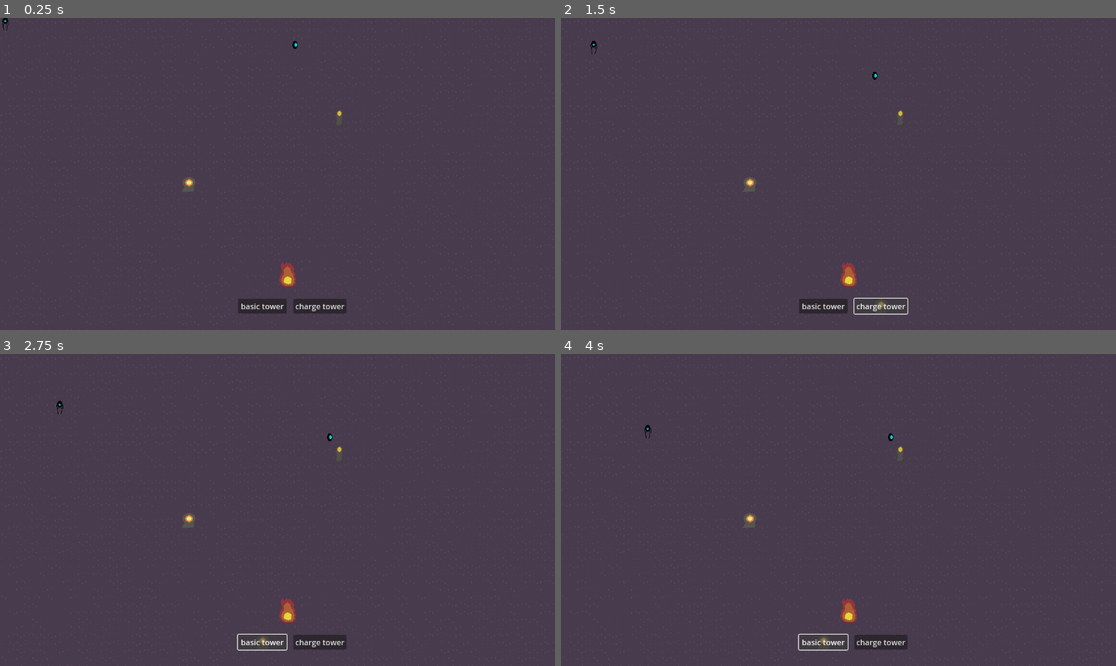
Above: before the commit, frames 1-4 (two rows, left to right).
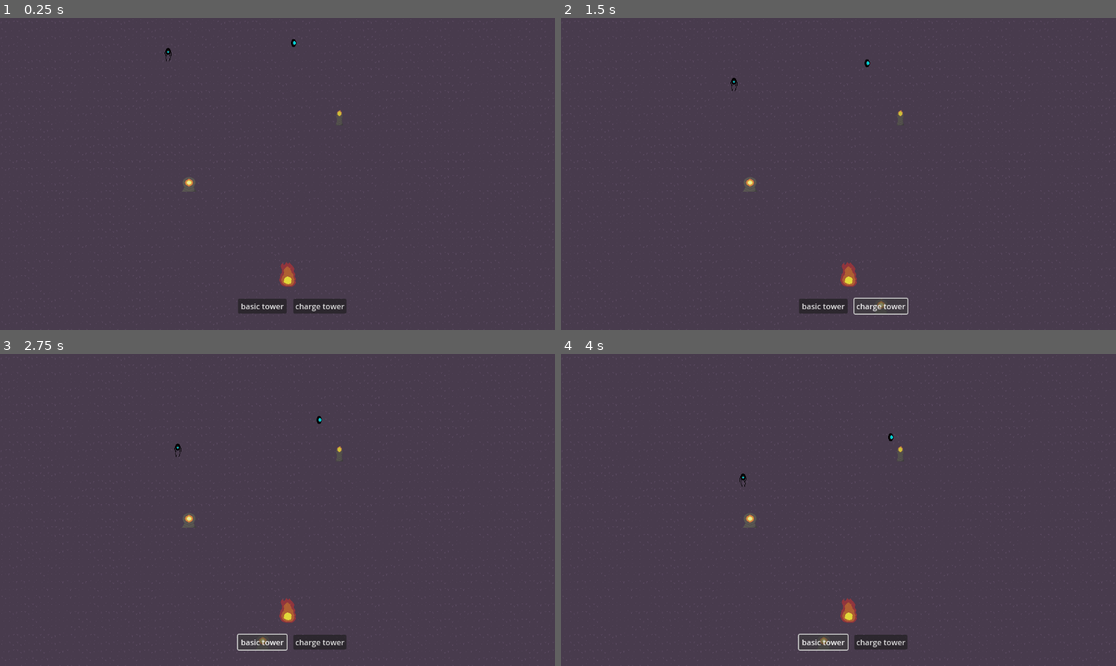
Above: after the commit, the same moments.

Repository: sushitoad/tower-defense-prototype
Game: Godot game, scene res://scenes/test_scene.tscn
Two runs of this game, one before a commit and one after it. Both use one fixed random seed, a clock stepped at 60 frames per second and the inputs below.
Inputs:
- Up to frame 1 (0.25 s): no input
- Up to frame 2 (1.5 s): click "basic tower" at 0.5 s; click "charge tower" at 1.25 s
- Up to frame 3 (2.75 s): click "basic tower" at 2 s
- Up to frame 4 (4 s): click "charge tower" at 2.75 s; click "basic tower" at 3.5 s

The runs differ from the first frame. In frame 1, less than 0.1% of the frame differs, in the area x 0-54%, y 0-14%; in frame 2, less than 0.1%; in frame 3, less than 0.1%, in the area x 10-60%, y 14-33%; in frame 4, less than 0.1%.
Error before the commit: Invalid assignment of property or key 'flip_h' with value of type 'bool' on a base object of type 'null instance'. (res://scripts/enemy.gd:29)

Commit message:
fixed enemy sprite behaviors

Diff:
--- a/scenes/floating_orb_enemy.tscn
+++ b/scenes/floating_orb_enemy.tscn
@@ -1,7 +1,26 @@
-[gd_scene load_steps=4 format=3 uid="uid://ddiwxlxpx87cf"]
+[gd_scene load_steps=5 format=3 uid="uid://ddiwxlxpx87cf"]
 
 [ext_resource type="Script" uid="uid://b1wxb56uxo5eq" path="res://scripts/enemy.gd" id="1_pv3vx"]
 [ext_resource type="Texture2D" uid="uid://d2py12igykmqc" path="res://art/floating orb enemy proto 2.png" id="2_pv3vx"]
+
+[sub_resource type="SpriteFrames" id="SpriteFrames_pv3vx"]
+animations = [{
+"frames": [{
+"duration": 1.0,
+"texture": ExtResource("2_pv3vx")
+}],
+"loop": true,
+"name": &"stand",
+"speed": 2.0
+}, {
+"frames": [{
+"duration": 1.0,
+"texture": ExtResource("2_pv3vx")
+}],
+"loop": true,
+"name": &"walk",
+"speed": 2.0
+}]
 
 [sub_resource type="CapsuleShape2D" id="CapsuleShape2D_5hhww"]
 radius = 5.0
@@ -11,12 +30,13 @@
 motion_mode = 1
 safe_margin = 0.2
 script = ExtResource("1_pv3vx")
-moveSpeed = 60.0
+moveSpeed = 40.0
 range = 40.0
-attackSpeed = 0.5
+hasFacing = true
 
-[node name="Sprite2D" type="Sprite2D" parent="."]
-texture = ExtResource("2_pv3vx")
+[node name="AnimatedSprite2D" type="AnimatedSprite2D" parent="."]
+sprite_frames = SubResource("SpriteFrames_pv3vx")
+animation = &"stand"
 
 [node name="CollisionShape2D" type="CollisionShape2D" parent="."]
 shape = SubResource("CapsuleShape2D_5hhww")
--- a/scenes/stalker_enemy.tscn
+++ b/scenes/stalker_enemy.tscn
@@ -34,7 +34,7 @@
 }],
 "loop": true,
 "name": &"walk",
-"speed": 1.5
+"speed": 3.0
 }]
 
 [sub_resource type="CapsuleShape2D" id="CapsuleShape2D_5hhww"]
@@ -45,9 +45,10 @@
 motion_mode = 1
 safe_margin = 0.2
 script = ExtResource("1_i8de8")
-moveSpeed = 60.0
+moveSpeed = 50.0
 range = 40.0
-attackSpeed = 0.5
+attackDamage = 25
+attackSpeed = 2.0
 
 [node name="AnimatedSprite2D" type="AnimatedSprite2D" parent="."]
 sprite_frames = SubResource("SpriteFrames_3whrh")
--- a/scenes/test_scene.tscn
+++ b/scenes/test_scene.tscn
@@ -38,7 +38,9 @@
 
 [node name="FloatingOrbEnemy" parent="." instance=ExtResource("3_nd71p")]
 position = Vector2(604, 43)
-attackDamage = 20
+
+[node name="StalkerEnemy" parent="." instance=ExtResource("8_rnaij")]
+position = Vector2(347, 62)
 
 [node name="TheHeartfire" parent="." instance=ExtResource("4_7ddre")]
 position = Vector2(598, 531)
@@ -50,6 +52,4 @@
 [node name="ChargeTower" parent="." instance=ExtResource("8_h3xc6")]
 position = Vector2(392, 345)
 
-[node name="StalkerEnemy" parent="." instance=ExtResource("8_rnaij")]
-
 [connection signal="on_destroyed" from="TheHeartfire" to="LevelManager" method="GameOver"]
--- a/scripts/enemy.gd
+++ b/scripts/enemy.gd
@@ -6,6 +6,7 @@
 @export var range: float = 20
 @export var attackDamage: int = 10
 @export var attackSpeed: float = 1.2
+@export var hasFacing: bool = false
 
 func _ready() -> void:
 	FindTarget()
@@ -25,10 +26,15 @@
 	move_and_slide()
 
 func _process(delta: float) -> void:
-	if velocity.x > 0:
-		$Sprite2D.flip_h = true
-	elif velocity.x < 0:
-		$Sprite2D.flip_h = false
+	if hasFacing:
+		if velocity.x > 0:
+			$AnimatedSprite2D.flip_h = true
+		elif velocity.x < 0:
+			$AnimatedSprite2D.flip_h = false
+	if velocity != Vector2.ZERO:
+		$AnimatedSprite2D.play("walk")
+	else:
+		$AnimatedSprite2D.play("stand")
 	if isInRangeOfTarget:
 		if $AttackTimer.is_stopped():
 			$AttackTimer.start(attackSpeed)
